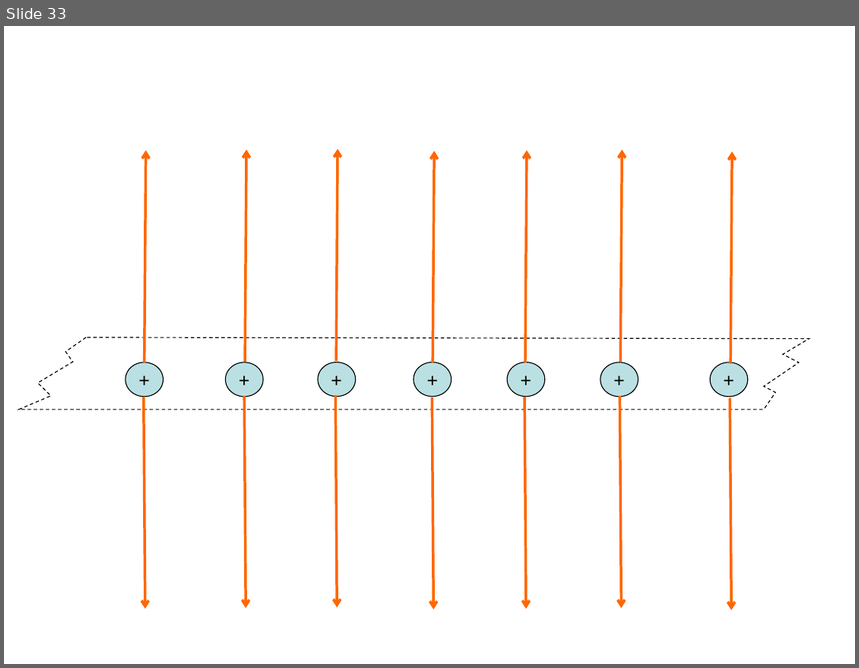
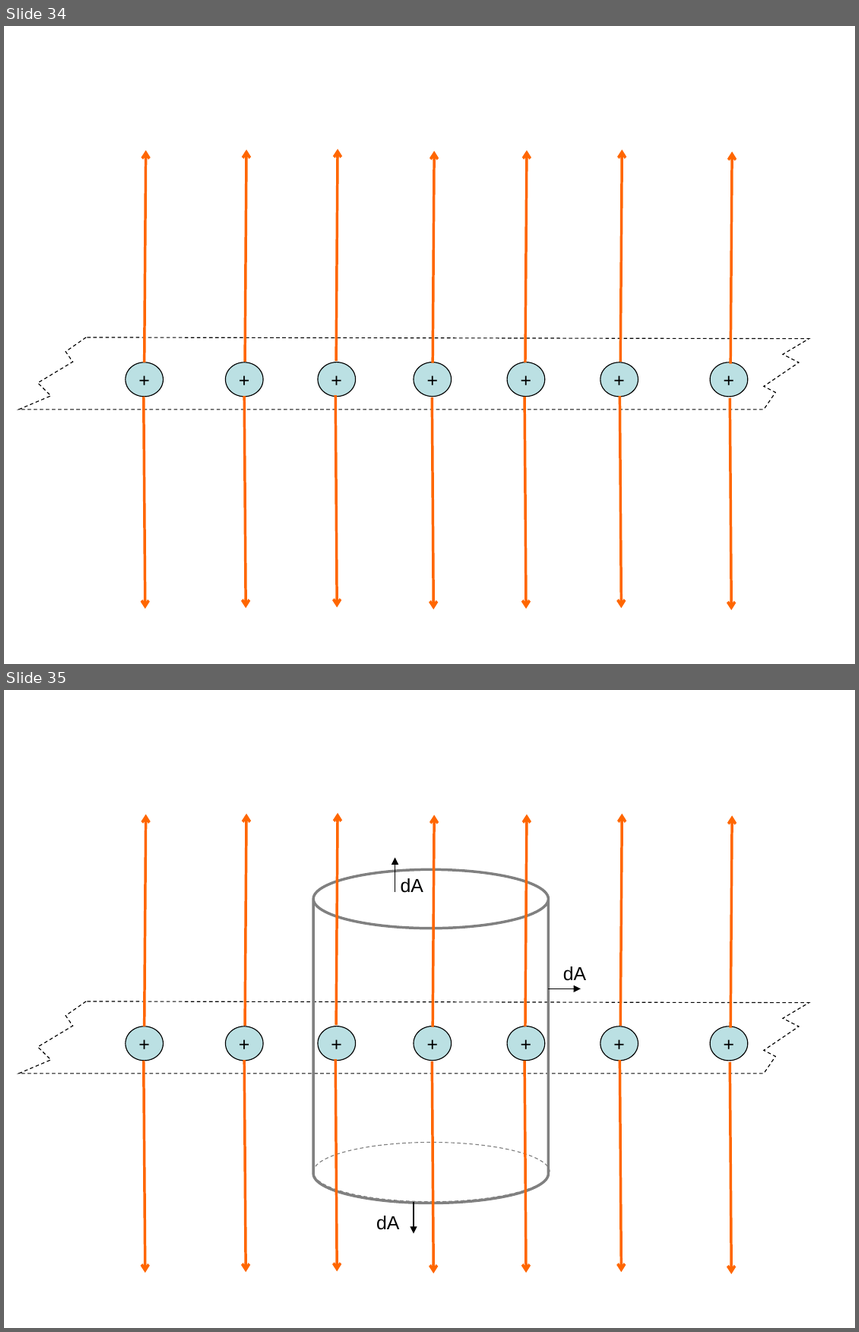
Before and after one commit to rtlines/PH223-Engineering-Physics, a slide deck: Slides/PH223_Lecture_08.pptx. Shown one above the other, each under a label of ours: slide 33 before the commit, slides 34 and 35 after it. The pictures are 859x668 and 859x1332 pixels, drawn with LibreOffice and Linux fonts; fonts in the diff are those of the drawing. Boxes give left, top, right and bottom in pixels: in the first picture for what was removed or moved away, otherwise in the second. Text is boxed around its words. In the diff, an @@ line names an element or a change of style, - is before the commit and + after.

```diff
--- a/Slides/PH223_Lecture_08.pptx
+++ b/Slides/PH223_Lecture_08.pptx
@@ slide 35 added at bbox=[4, 690, 855, 1328], background #FFFFFF @@
@@ arrow added from (145, 1026) to (146, 815), #FF6600 2.25 pt @@
@@ arrow added from (245, 1026) to (246, 813), #FF6600 2.25 pt @@
@@ arrow added from (336, 1025) to (338, 812), #FF6600 2.25 pt @@
@@ arrow added from (433, 1027) to (435, 815), #FF6600 2.25 pt @@
@@ arrow added from (525, 1026) to (527, 815), #FF6600 2.25 pt @@
@@ arrow added from (620, 1026) to (622, 813), #FF6600 2.25 pt @@
@@ arrow added from (731, 1028) to (733, 816), #FF6600 2.25 pt @@
@@ cylinder added at bbox=[313, 869, 548, 1203], outline #808080 2.25 pt @@
@@ arrow added from (395, 893) to (395, 858), #000000 0.75 pt @@
@@ text added at bbox=[401, 878, 424, 893], 16 pt, text #000000 @@
+dA
@@ text added at bbox=[563, 967, 586, 981], 16 pt, text #000000 @@
+dA
@@ group added at bbox=[18, 1002, 810, 1074]: 7 ellipses, 1 freeform shape @@
++
++
++
++
++
++
++
@@ arrow added from (549, 989) to (581, 989), #000000 0.75 pt @@
@@ arrow added from (144, 1061) to (145, 1273), #FF6600 2.25 pt @@
@@ arrow added from (244, 1060) to (246, 1272), #FF6600 2.25 pt @@
@@ arrow added from (335, 1059) to (337, 1271), #FF6600 2.25 pt @@
@@ arrow added from (432, 1062) to (434, 1274), #FF6600 2.25 pt @@
@@ arrow added from (525, 1061) to (526, 1273), #FF6600 2.25 pt @@
@@ arrow added from (620, 1060) to (621, 1272), #FF6600 2.25 pt @@
@@ arrow added from (730, 1062) to (732, 1274), #FF6600 2.25 pt @@
@@ ellipse added at bbox=[313, 1143, 550, 1202], outline #808080 0.75 pt dashed @@
@@ arrow added from (414, 1202) to (414, 1234), #000000 0.75 pt @@
@@ text added at bbox=[376, 1216, 399, 1230], 16 pt, text #000000 @@
+dA
@@ what was slide 33 is now slide 34 @@
```
Also in this commit, not shown: 2 slides changed, 2 other slides added, 2 slides removed, 22 other files.
